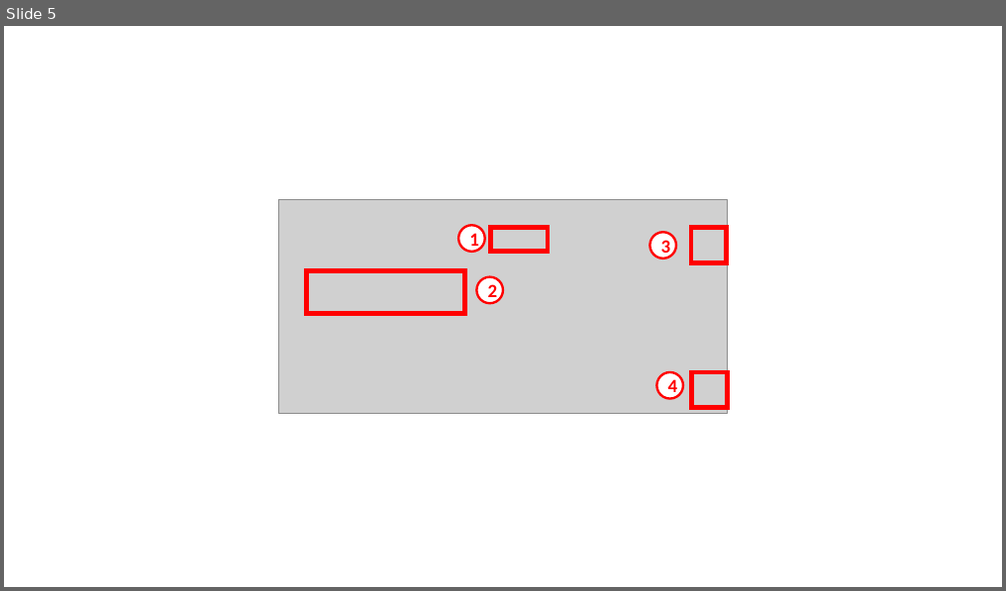
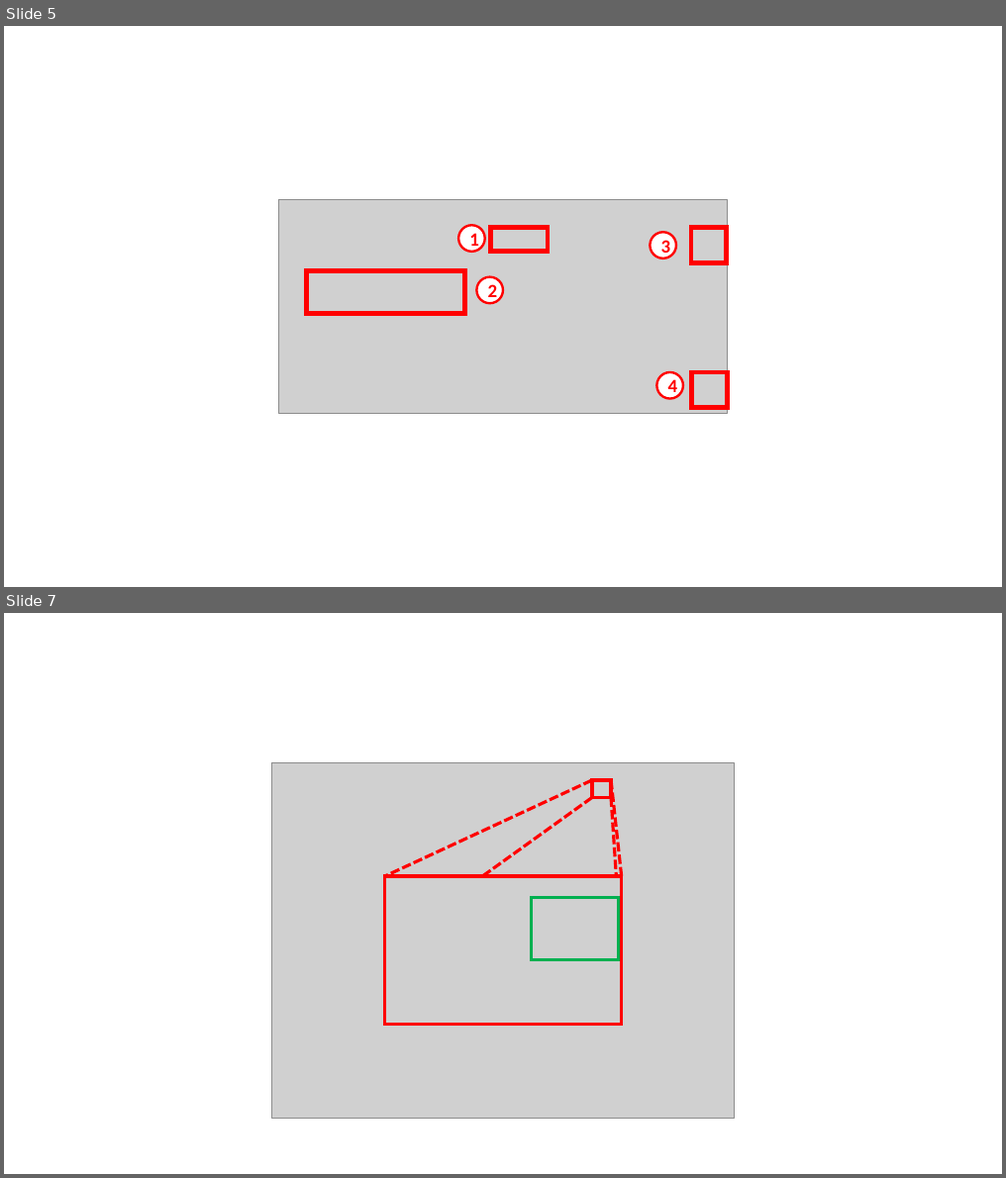
Before and after one commit to xpessoles/TP_Documents_PSI, a slide deck: 04_CoMAX/04_Comax_Documentation.pptx. Shown one above the other, each under a label of ours: slide 5 before the commit, slides 5 and 7 after it; the slides between them are not shown. The pictures are 1006x591 and 1006x1178 pixels, drawn with LibreOffice and Linux fonts; fonts in the diff are those of the drawing; grey boxes stand for pictures. Boxes give left, top, right and bottom in pixels: in the first picture for what was removed or moved away, otherwise in the second. Text is boxed around its words. In the diff, an @@ line names an element or a change of style, - is before the commit and + after.

```diff
--- a/04_CoMAX/04_Comax_Documentation.pptx
+++ b/04_CoMAX/04_Comax_Documentation.pptx
@@ slide 7 added at (4, 613, 1002, 1174), background #FFFFFF @@
@@ picture added at (272, 762, 735, 1119) @@
@@ line added from (592, 780) to (385, 876), #FF0000 3 pt dashed @@
@@ rectangle added at (592, 780, 611, 797), outline #FF0000 3 pt @@
@@ line added from (611, 780) to (622, 876), #FF0000 3 pt dashed @@
@@ line added from (592, 798) to (482, 876), #FF0000 3 pt dashed @@
@@ line added from (611, 798) to (617, 876), #FF0000 3 pt dashed @@
@@ rectangle added at (385, 876, 622, 1025), outline #FF0000 3 pt @@
@@ rectangle added at (531, 897, 619, 959), outline #00B050 3 pt @@
```
Also in this commit, not shown: 3 other slides added, 5 other files.
